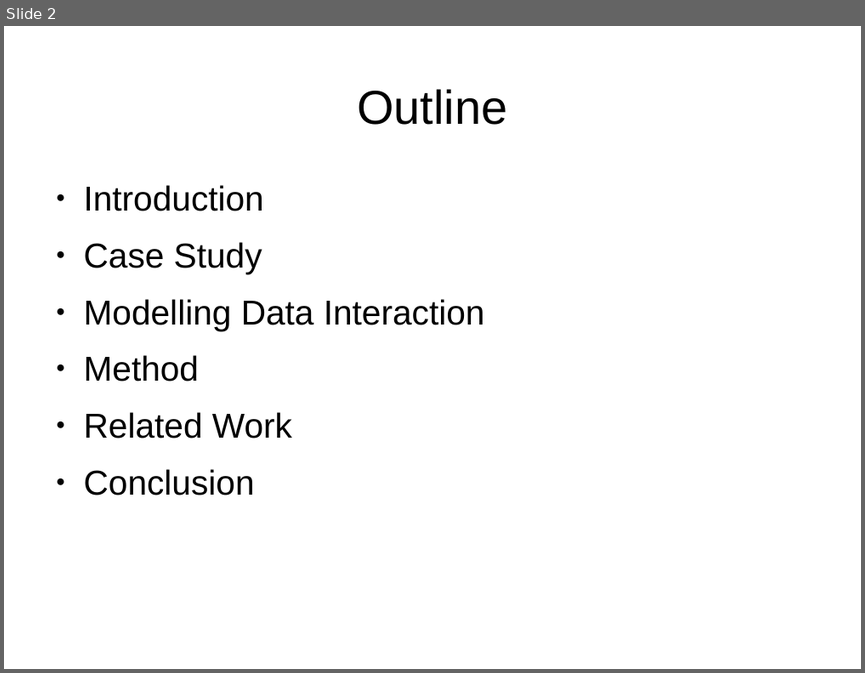
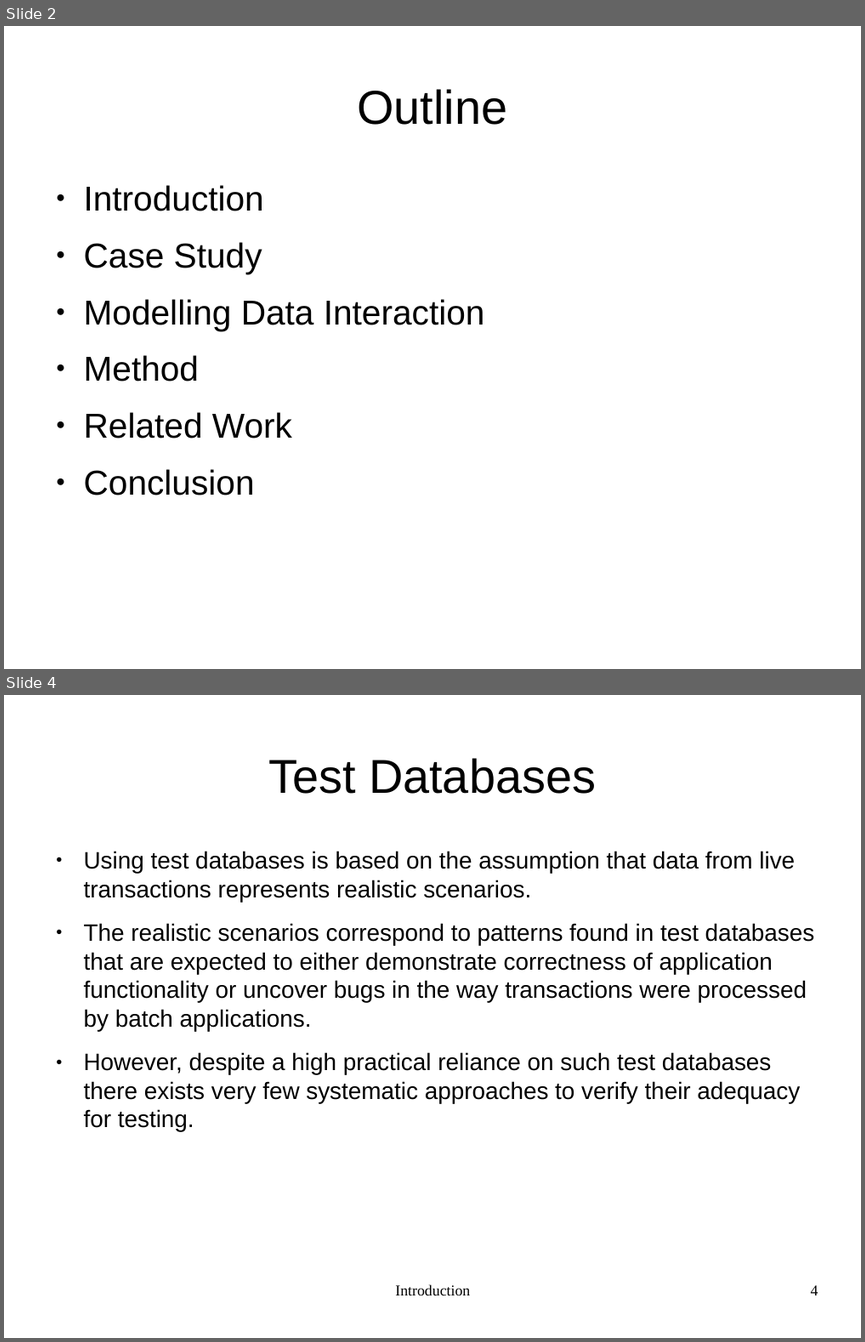
Before and after one commit to FabioBis/University, a slide deck: UNIBO/ComplementiBD/DataInteractionCoverage.odp. Shown one above the other, each under a label of ours: slide 2 before the commit, slides 2 and 4 after it; the slides between them are not shown. The pictures are 865x673 and 865x1342 pixels, drawn with LibreOffice and Linux fonts; fonts in the diff are those of the drawing. Boxes give left, top, right and bottom in pixels: in the first picture for what was removed or moved away, otherwise in the second. Text is boxed around its words. In the diff, an @@ line names an element or a change of style, - is before the commit and + after.

```diff
--- a/UNIBO/ComplementiBD/DataInteractionCoverage.odp
+++ b/UNIBO/ComplementiBD/DataInteractionCoverage.odp
@@ slide 4 added at (4,695,861,1338), background #FFFFFF @@
@@ title added at (268,758,596,794), 44 pt, text #000000 @@
+Test Databases
@@ text added at (84,851,815,1132), 22 pt, text #000000 @@
+● Using test databases is based on the assumption that data from live transactions represents realistic scenarios.
+● The realistic scenarios correspond to patterns found in test databases that are expected to either demonstrate correctness of application functionality or uncover bugs in the way transactions were processed by batch applications.
+● However, despite a high practical reliance on such test databases there exists very few systematic approaches to verify their adequacy for testing.
@@ text added at (395,1284,470,1295), 14 pt, text #000000 @@
+Introduction
@@ page number added at (811,1285,818,1295), 14 pt, text #000000 @@
+4
```
Also in this commit, not shown: 1 slide changed, 2 other slides added.
